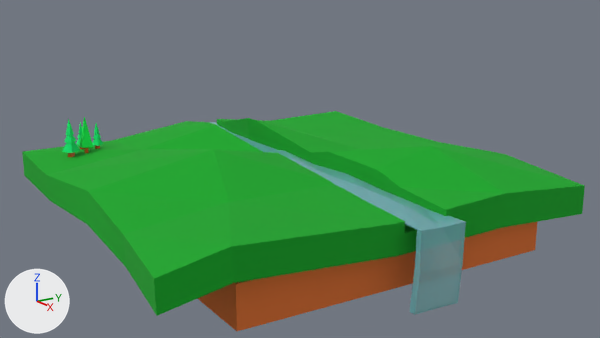
Two versions of the Blender file untitled.blend, one commit apart.
Both versions are drawn from the file's camera 'Camera'. The lights are fixed; the arrows at lower left show +X, +Y and +Z.
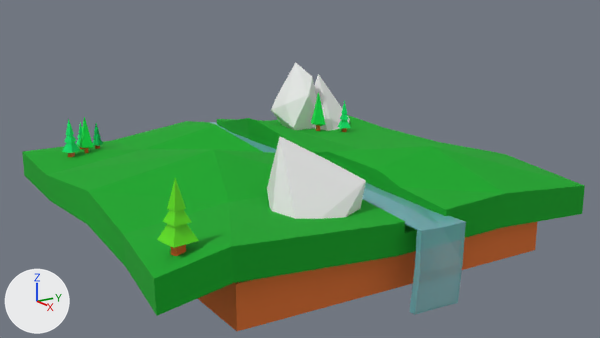
The edits, one by one:
Material 'Material.007' (mat_material_007) is new.
Its base color is (0.117, 0.8, 0.00425) (green #60e70e).
me_cube_005 has 120 vertices, 117 faces and spans x -102.28..-91.32, y -3.7..10.7, z -4.97..7.97.
me_cube_005 is used by ob_cube_003; location (1.091, -1.06, 0.256); scale (0.0217, 0.0217, 0.0217).
me_cube_005 part 1: the loose piece of 40 vertices spanning x -99.9..-95.98, y 6.78..10.7, z -4.16..5.02 is copied, and the copy is turned 30.3 degrees about the z axis through its middle and scaled by 1.35, then moved by (15.12, 85.07, -0.74); it spans x -85.23..-80.41, y 91.4..96.22, z -6.51..5.88.
me_cube_005 part 2: the loose piece of 40 vertices spanning x -102.28..-99.5, y 3.22..6.0, z -4.11..5.07 is copied, and the copy is turned -50.4 degrees about the z axis through its middle, then moved by (2.96, 4.13, -0.05); it spans x -99.9..-95.98, y 6.78..10.7, z -4.16..5.02.
me_cube_005 part 3: the loose piece of 40 vertices spanning x -96.8..-91.32, y -3.7..1.78, z -4.97..7.97 is copied, and the copy is multiplied about its middle by the matrix ((1.407, 0.707, 0.0), (-0.707, 1.407, 0.0), (0.0, 0.0, 1.325)), then moved by (98.0, -7.71, 4.55); it spans x 0.4..7.48, y -12.21..-5.13, z -2.53..14.62.
me_cube_005 now uses material mat_material_007 (green #60e70e).
Mesh me_cube_001 is new.
It has 24 vertices, 44 faces and spans x -2.006..-1.895, y 1.599..1.709, z -0.189..0.129.
Faces by material slot: [36, 8].
It uses material mat_material_004 (green #0be750).
It uses material mat_material_005 (orange #e76017).
Mesh me_icosphere is new.
It has 48 vertices, 80 faces and spans x -0.23..2.22, y -1.67..0.17, z -0.3..0.48.
Object 'Cube.004' (ob_cube_004) is new; it shows me_cube_001.
Its location is (1.12, -0.837, 0.315).
Object 'Icosphere' (ob_icosphere) is new; it shows me_icosphere.
Its location is (-1.049, 0.99, 0.139).

Pixel boxes [x1, y1, x2, y2] of what changed, in the pictures (600 x 338 px):
'Icosphere', added
    after: [267, 62, 366, 219]
'Cube.003', reshaped (588% wider, 303% taller)
    before: [62, 119, 103, 157]
    after: [62, 100, 350, 256]
'Cube.004', added
    after: [311, 92, 325, 131]
    faces in mat_material_004 (green #0be750): [311, 92, 325, 126]
part 1 of me_cube_005, added
    after: [338, 100, 350, 132]
part 2 of me_cube_005, added
    after: [92, 124, 103, 149]
part 3 of me_cube_005, added (green)
    after: [157, 178, 199, 256]
